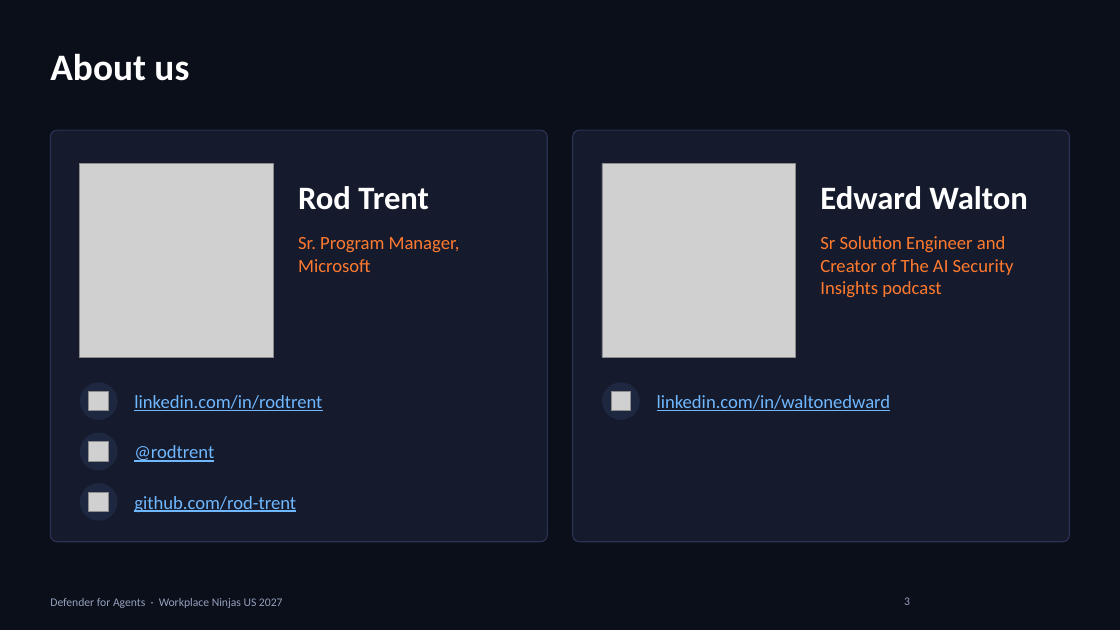
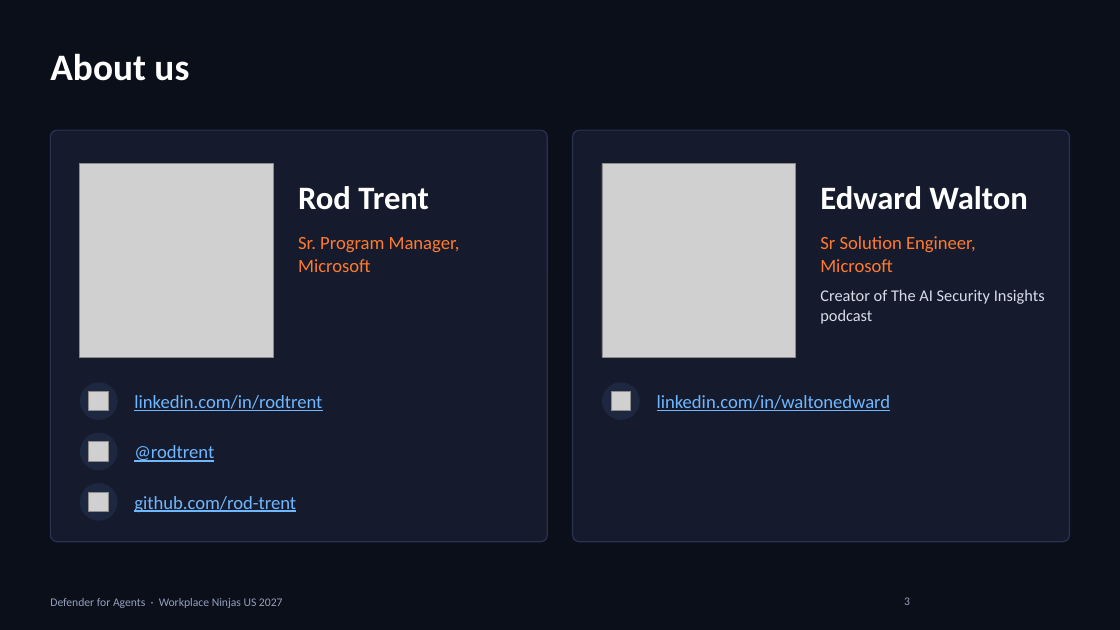
Before and after one commit to rod-trent/Conferences, a slide deck: slide 3 of WPNinjas2027/SlideDecks/Defender for Agents - WPNinjas US 2027.pptx. Drawn at 1120x630 pixels with LibreOffice and Linux fonts; fonts in the diff are those of the drawing; grey boxes stand for pictures; background and template pictures are left out. Boxes give left, top, right and bottom in pixels: in the first picture for what was removed or moved away, otherwise in the second. Text is boxed around its words. In the diff, an @@ line names an element or a change of style, - is before the commit and + after.

```diff
--- a/WPNinjas2027/SlideDecks/Defender for Agents - WPNinjas US 2027.pptx
+++ b/WPNinjas2027/SlideDecks/Defender for Agents - WPNinjas US 2027.pptx
@@ text at [820, 236, 1045, 324]: text changed; size 16 to 14 pt; text colour #FF7A2F to #D7DCE8 @@
-Sr Solution Engineer and Creator of The AI Security Insights podcast
+Sr Solution Engineer, Microsoft
+Creator of The AI Security Insights podcast
```
Also in this commit, not shown: 1 other file.
